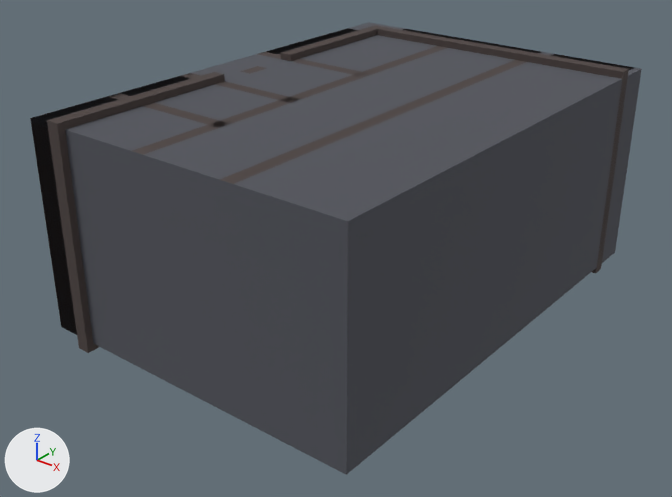
A saved change to the Blender file DungeonGame/res/level/level1/study_alcove/study_alcove.blend.
One viewpoint serves both versions: a 50 mm camera at (9.91, -13.32, 6.59) aimed at (2.43, -3.96, 0.79). Every picture has the same lights, and +X, +Y and +Z are marked at lower left.

Names of what the first picture shows: 'CeilingBars', 'Shelves', 'Walls', '___DoorwayCover0', '___DoorwayCover1'.
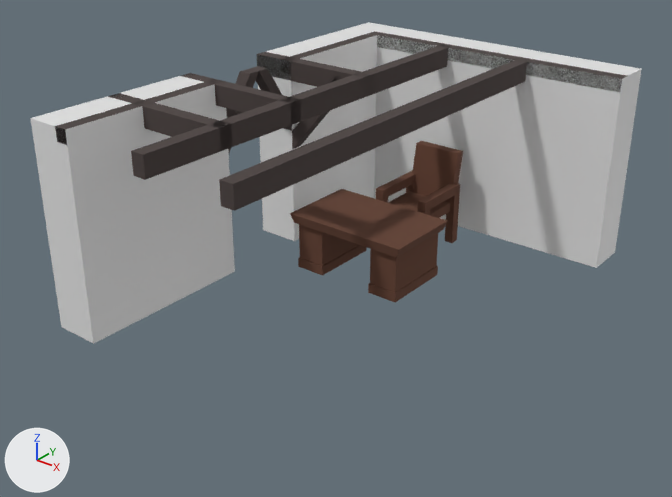
Where the change shows, as pixel boxes (x1, y1, x2, y2) in the pictures (672 x 497 px):
```json
{"object": "Walls", "change": "hidden", "before": [30, 22, 642, 475]}
{"object": "Shelves Collider", "change": "shown", "after": [30, 22, 642, 344]}
{"object": "___DoorwayCover1", "change": "hidden", "before": [81, 135, 277, 439]}
{"object": "___DoorwayCover0", "change": "hidden", "before": [488, 84, 613, 357], "on screen": "black"}
{"object": "Shelves", "change": "hidden", "before": [30, 26, 634, 353], "on screen": "black"}
{"object": "CeilingBars", "change": "unchanged, uncovered by the edit", "before": [66, 36, 621, 184], "after": [55, 31, 627, 211]}
{"object": "Table", "change": "unchanged, uncovered by the edit", "after": [290, 189, 447, 302]}
{"object": "Chair", "change": "unchanged, uncovered by the edit", "after": [376, 141, 463, 243]}
```

Edits to the scene script, one JSON object a line:
```json
{"op": "add", "block": "ob_walls", "code": "ob_walls.hide_set(True)"}
{"op": "remove", "block": "ob_shelves_collider", "code": "ob_shelves_collider.hide_set(True)  # its collection is switched off"}
{"op": "add", "block": "ob_doorwaycover0", "code": "ob_doorwaycover0.hide_set(True)"}
{"op": "add", "block": "ob_doorwaycover1", "code": "ob_doorwaycover1.hide_set(True)"}
{"op": "add", "block": "ob_shelves", "code": "ob_shelves.hide_set(True)  # its collection is switched off"}
```
